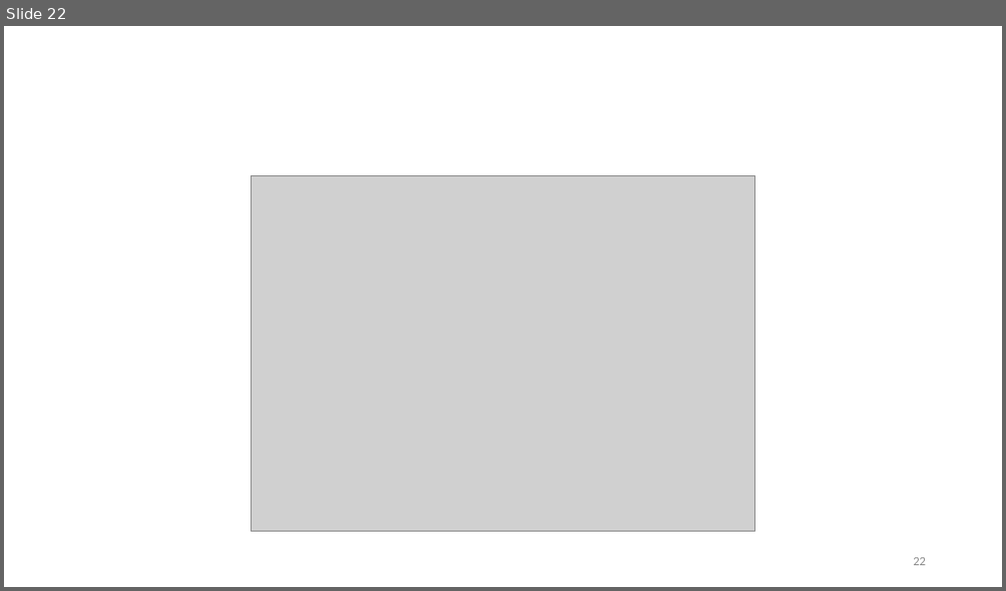
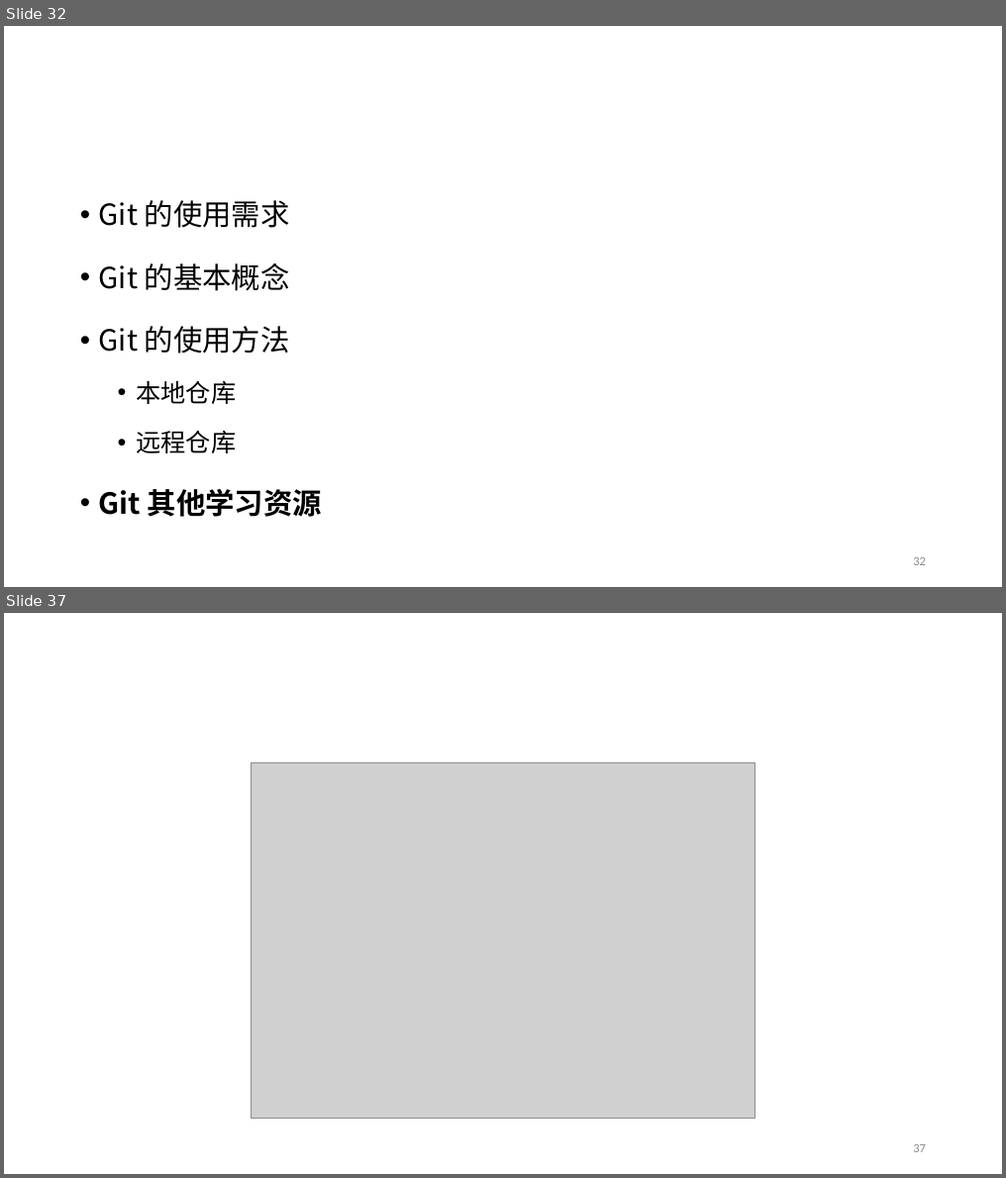
Before and after one commit to fantasysee/Git4Beginners_ICAIS, a slide deck: Git_Tutorial_ICAIS.pptx. Shown one above the other, each under a label of ours: slide 22 before the commit, slides 32 and 37 after it; the slides between them are not shown. The pictures are 1006x591 and 1006x1178 pixels, drawn with LibreOffice and Linux fonts; fonts in the diff are those of the drawing; grey boxes stand for pictures; background and template pictures are left out. Boxes give left, top, right and bottom in pixels: in the first picture for what was removed or moved away, otherwise in the second. Text is boxed around its words. In the diff, an @@ line names an element or a change of style, - is before the commit and + after.

```diff
--- a/Git_Tutorial_ICAIS.pptx
+++ b/Git_Tutorial_ICAIS.pptx
@@ slide 32 added at [4,26,1002,587], background #FFFFFF @@
@@ text added at [291,48,762,82], 44 pt, text #FFFFFF, bold @@
+Outline
@@ text added at [99,200,322,517], 28 pt, text #000000 @@
+• Git 的使用需求
+• Git 的基本概念
+• Git 的使用方法
+  • 本地仓库
+  • 远程仓库
+• Git 其他学习资源
@@ page number added at [913,558,926,566], 12 pt, text #8C8C8C @@
+32
@@ what was slide 22 is now slide 37 @@
@@ page number at [913,1145,926,1153]: text changed @@
-22
+37
```
Also in this commit, not shown: 7 slides changed, 14 other slides added, 6 other files.
